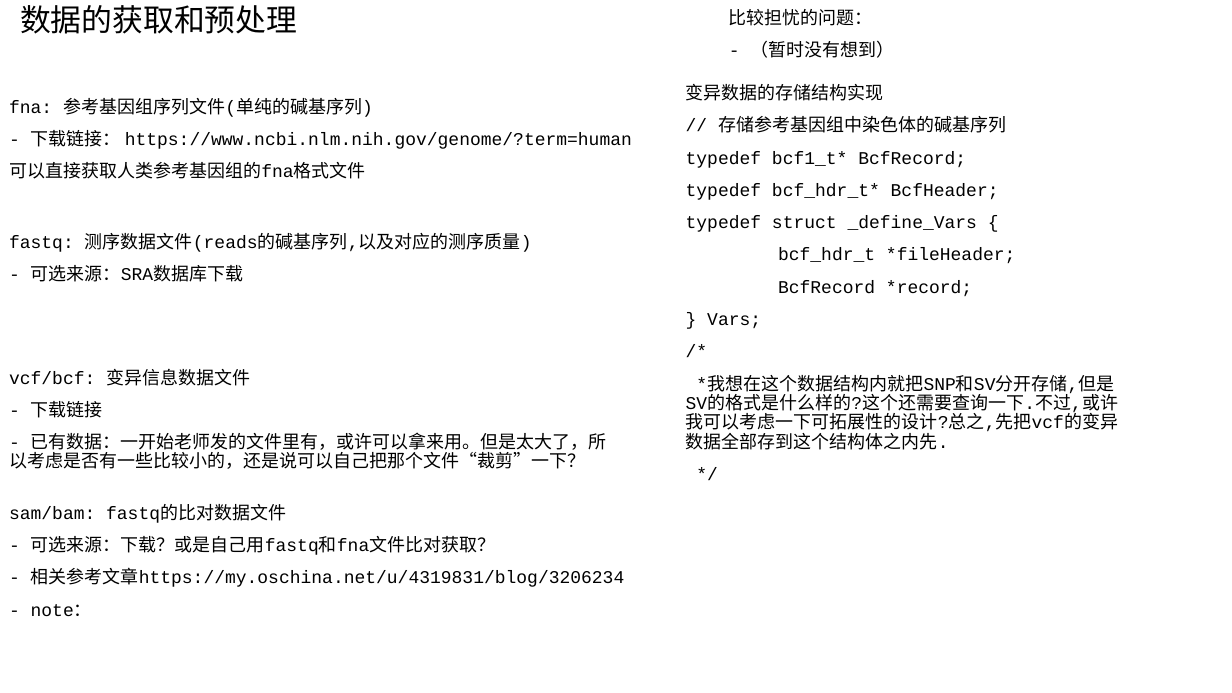
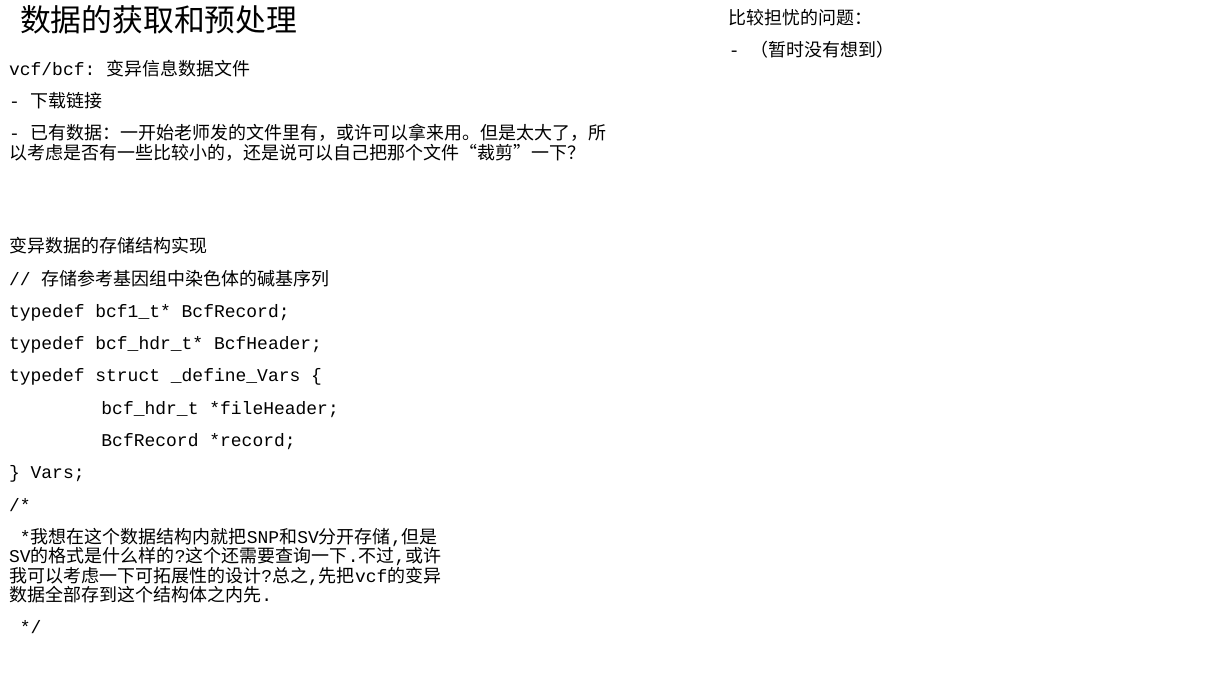
Before and after one commit to AtoshDustosh/thesis-project, a slide deck: slide 4 of THE project/design/project design.odp. Drawn at 1232x693 pixels with LibreOffice and Linux fonts; fonts in the diff are those of the drawing. Boxes give left, top, right and bottom in pixels: in the first picture for what was removed or moved away, otherwise in the second. Text is boxed around its words. In the diff, an @@ line names an element or a change of style, - is before the commit and + after.

```diff
--- a/THE project/design/project design.odp
+++ b/THE project/design/project design.odp
@@ text "vcf/bcf: 变异信息数据文件": place and size @@
-text "vcf/bcf: 变异信息数据文件" at (9,369,607,469)
+text "vcf/bcf: 变异信息数据文件" at (9,60,607,161)
@@ text removed at (9,98,632,179) @@
-fna: 参考基因组序列文件(单纯的碱基序列)
-- 下载链接： https://www.ncbi.nlm.nih.gov/genome/?term=human
-可以直接获取人类参考基因组的fna格式文件
@@ text "变异数据的存储结构实现": place and size @@
-text "变异数据的存储结构实现" at (686,84,1118,434)
+text "变异数据的存储结构实现" at (9,237,441,587)
@@ text removed at (9,233,532,282) @@
-fastq: 测序数据文件(reads的碱基序列,以及对应的测序质量)
-- 可选来源：SRA数据库下载
@@ text removed at (9,506,625,616) @@
-sam/bam: fastq的比对数据文件
-- 可选来源：下载？或是自己用fastq和fna文件比对获取？
-- 相关参考文章https://my.oschina.net/u/4319831/blog/3206234
-- note：
```
Also in this commit, not shown: 11 other files.
